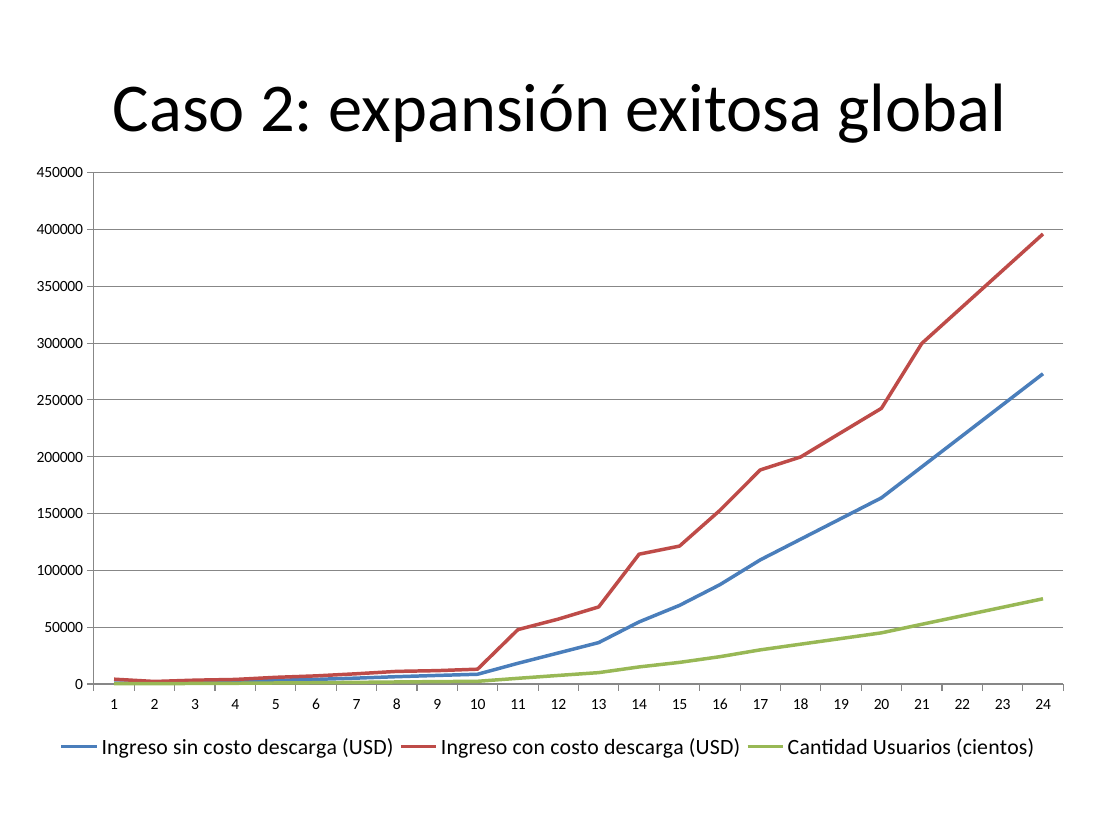
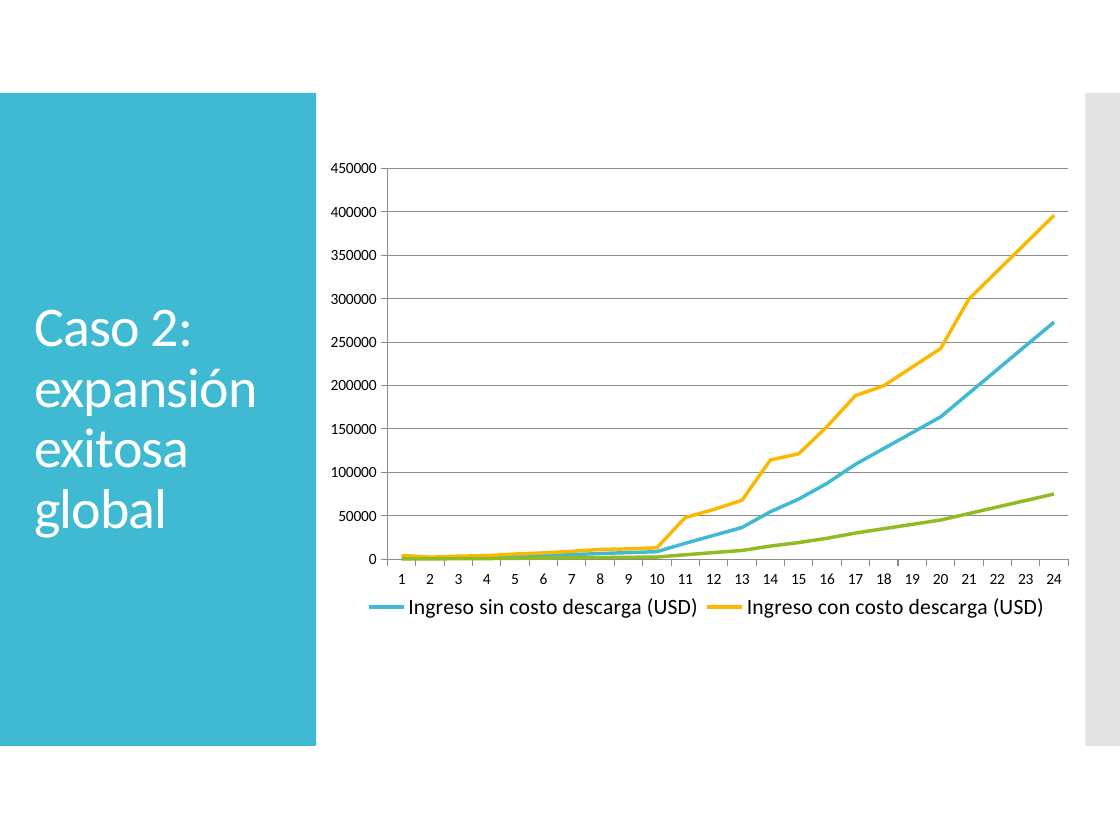
Before and after one commit to dschenkelman/taller-proyectos, a slide deck: slide 10 of Assets/Presentación negocio.pptx. Drawn at 1120x840 pixels with LibreOffice and Linux fonts; fonts in the diff are those of the drawing. Boxes give left, top, right and bottom in pixels: in the first picture for what was removed or moved away, otherwise in the second. Text is boxed around its words. In the diff, an @@ line names an element or a change of style, - is before the commit and + after.

```diff
--- a/Assets/Presentación negocio.pptx
+++ b/Assets/Presentación negocio.pptx
@@ rectangle added at [0,93,316,746], fill #40BAD2 @@
@@ rectangle added at [1085,93,1120,746], fill #C8C8C8 at 50% opacity @@
@@ title "Caso 2: expansión exitosa global": place and size @@
-title "Caso 2: expansión exitosa global" at [113,83,1006,143]
+title "Caso 2: expansión exitosa global" at [34,309,257,538]
@@ title "Caso 2: expansión exitosa global" at [34,309,257,538]: size 44 to 36 pt, text colour #000000 to #FFFFFF, letter spacing 0 to -0.6 pt; alignment centre to left; line spacing 1 to 0.9 @@
@@ line chart at [330,156,1080,641] @@
@@ colour of Ingreso sin costo descarga (USD) #4F81BD to #40BAD2 @@
@@ colour of Ingreso con costo descarga (USD) #C0504D to #FAB900 @@
@@ colour of Cantidad Usuarios (cientos) #9BBB59 to #90BB23 @@
@@ category axis changed @@
@@ value axis changed @@
@@ line chart: place and size @@
-line chart at [22,156,1081,791]
+line chart at [330,156,1080,641]
```
Also in this commit, not shown: 11 other slides changed.
